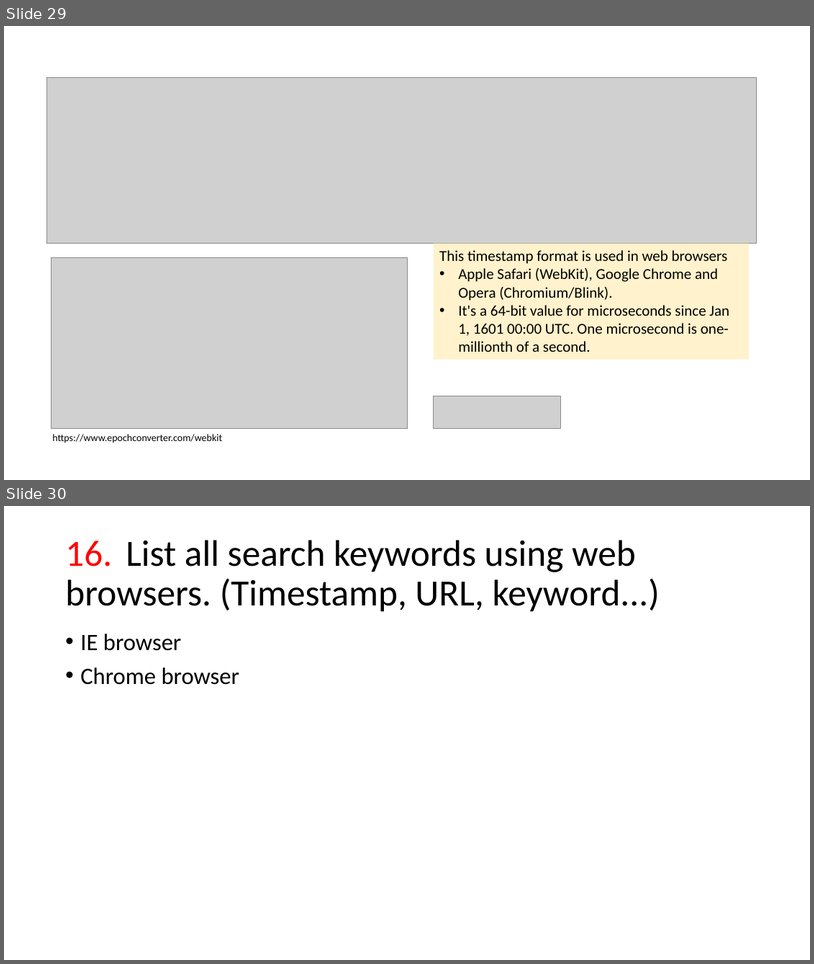
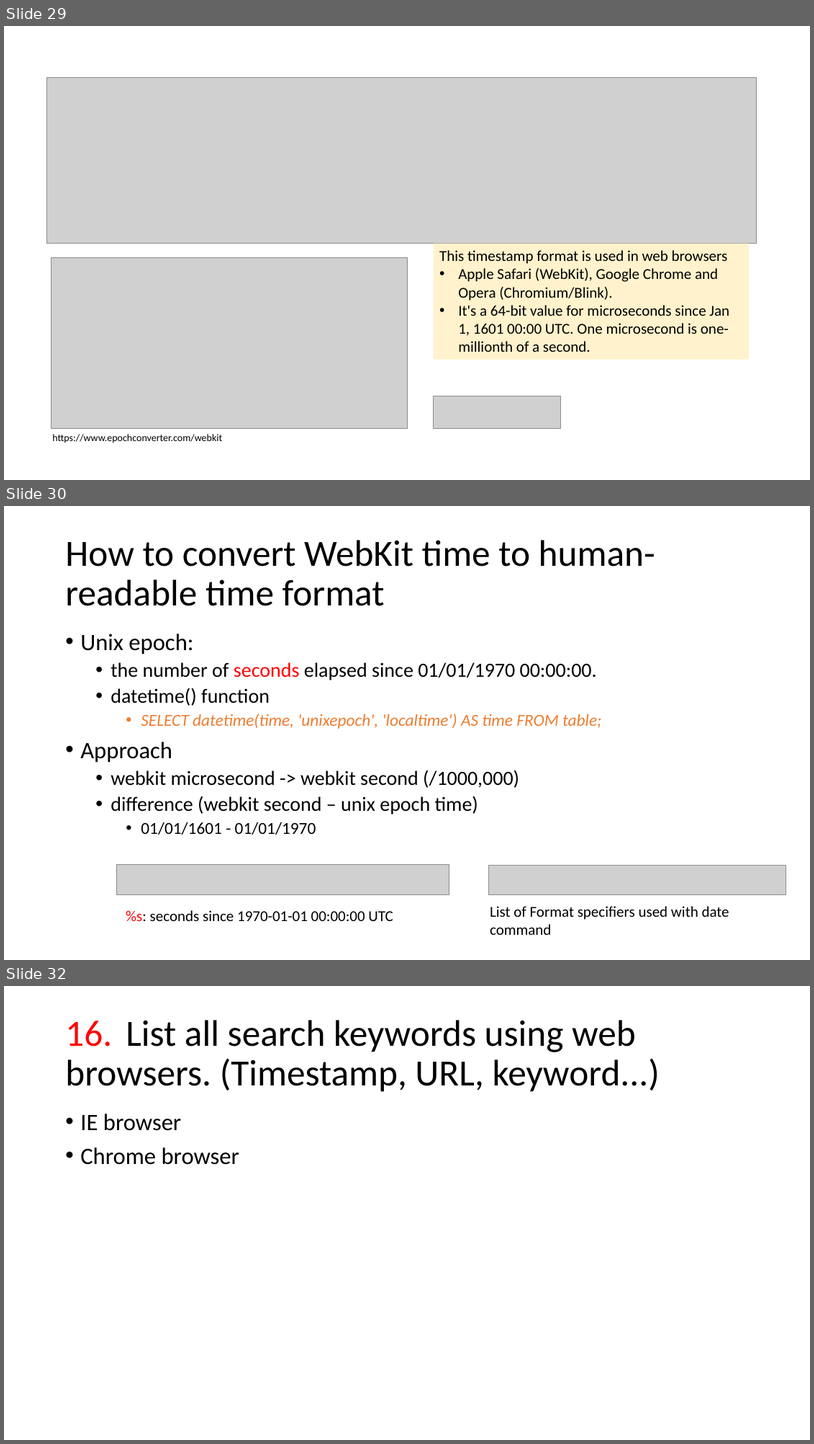
Before and after one commit to frankwxu/digital-forensics-lab, a slide deck: NIST_Data_Leakage_Case/NIST_Data_Leakage_03_WebHistory_SQL.pptx. Shown one above the other, each under a label of ours: slides 29 and 30 before the commit, slides 29, 30 and 32 after it; the slides between them are not shown. The pictures are 814x964 and 814x1444 pixels, drawn with LibreOffice and Linux fonts; fonts in the diff are those of the drawing; grey boxes stand for pictures; background and template pictures are left out. Boxes give left, top, right and bottom in pixels: in the first picture for what was removed or moved away, otherwise in the second. Text is boxed around its words. In the diff, an @@ line names an element or a change of style, - is before the commit and + after.

```diff
--- a/NIST_Data_Leakage_Case/NIST_Data_Leakage_03_WebHistory_SQL.pptx
+++ b/NIST_Data_Leakage_Case/NIST_Data_Leakage_03_WebHistory_SQL.pptx
@@ slide 30 added at <box>4,506,810,960</box>, background #FFFFFF @@
@@ title added at <box>65,540,656,606</box>, 44 pt, text #000000 @@
+How to convert WebKit time to human-readable time format
@@ text added at <box>80,633,602,834</box>, 24 pt, text #000000 @@
+• Unix epoch:
+  • the number of seconds elapsed since 01/01/1970 00:00:00.
+  • datetime() function
+    • SELECT datetime(time, 'unixepoch', 'localtime') AS time FROM table;
+• Approach
+  • webkit microsecond -> webkit second (/1000,000)
+  • difference (webkit second – unix epoch time)
+    • 01/01/1601 - 01/01/1970
@@ picture added at <box>116,864,450,894</box> @@
@@ picture added at <box>489,865,786,894</box> @@
@@ text added at <box>126,910,393,921</box>, 18 pt, text #000000 @@
+%s: seconds since 1970-01-01 00:00:00 UTC
@@ text added at <box>490,906,730,934</box>, 18 pt, text #000000 @@
+List of Format specifiers used with date command
@@ what was slide 30 is now slide 32 @@
```
Also in this commit, not shown: 1 other slide added, 9 other files.
